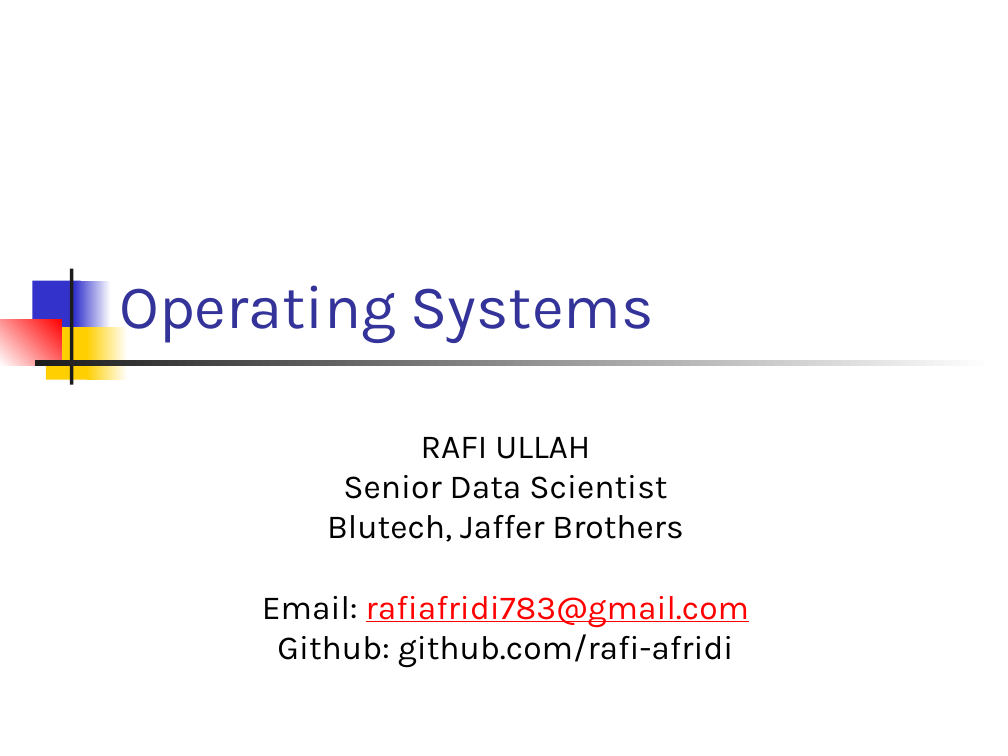
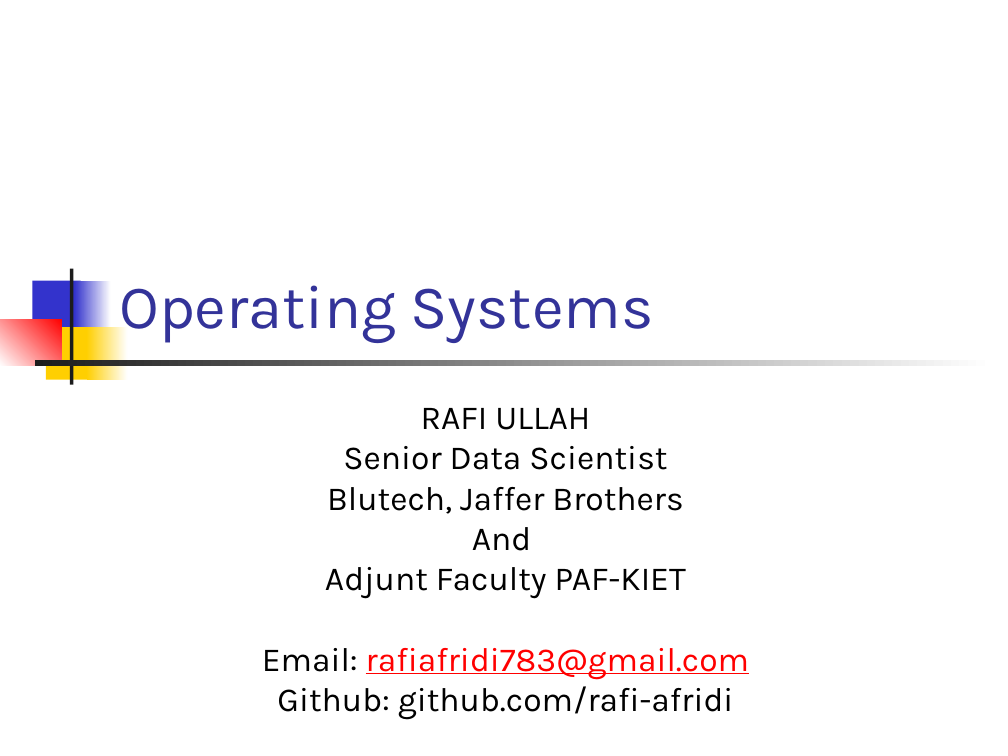
Before and after one commit to Rafi-afridi/OS, a slide deck: slide 1 of Lectures/1 Operating System Overview.ppt.pptx. Drawn at 1008x756 pixels with LibreOffice and Linux fonts; fonts in the diff are those of the drawing. Boxes give left, top, right and bottom in pixels: in the first picture for what was removed or moved away, otherwise in the second. Text is boxed around its words. In the diff, an @@ line names an element or a change of style, - is before the commit and + after.

```diff
--- a/Lectures/1 Operating System Overview.ppt.pptx
+++ b/Lectures/1 Operating System Overview.ppt.pptx
@@ subtitle "RAFI ULLAH": place and size @@
-subtitle "RAFI ULLAH" at [262, 437, 749, 668]
+subtitle "RAFI ULLAH" at [262, 408, 749, 720]
@@ subtitle at [325, 527, 686, 599]: paragraphs added @@
+And
+Adjunt Faculty PAF-KIET
```
Also in this commit, not shown: 9 other files.
